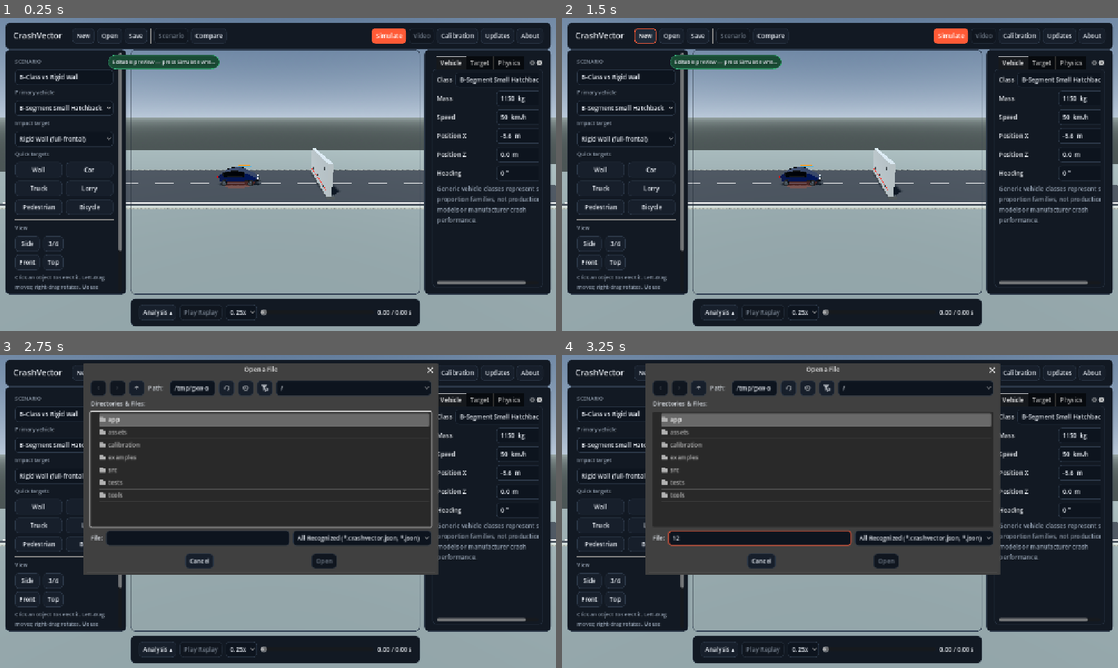
Above: before the commit, frames 1-4 (two rows, left to right).
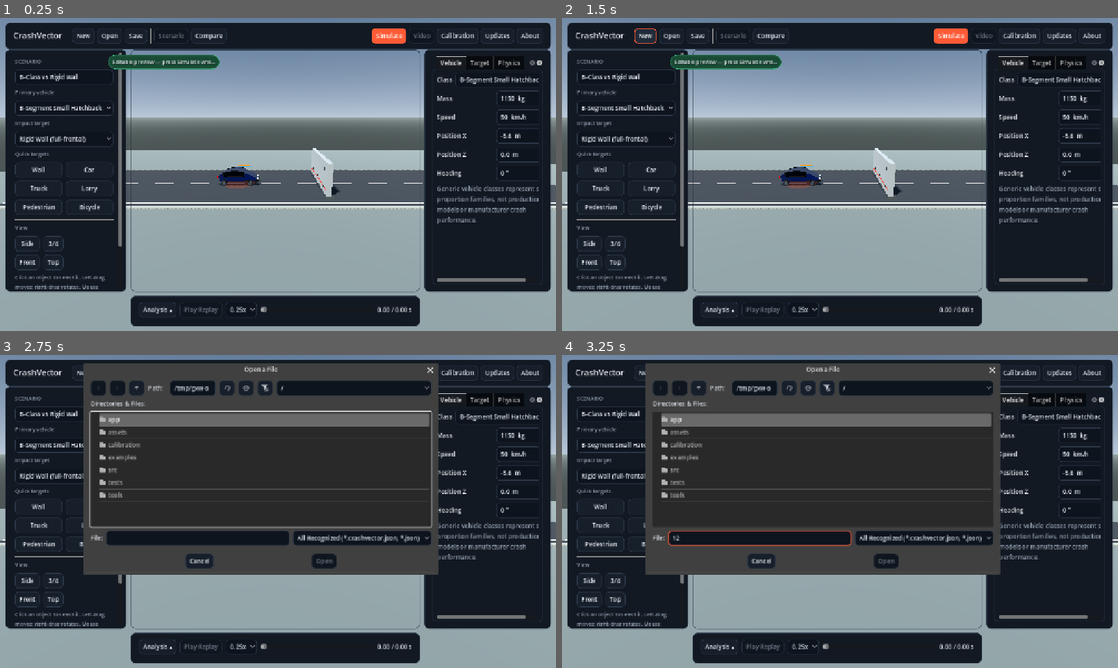
Above: after the commit, the same moments.

Repository: ArrowSK/crashvector
Game: Godot game, scene res://app/main.tscn
The game is run twice, just before and just after one commit, with the same random seed, the same clock (stepped at 60 frames per second) and the same inputs.
Inputs (mouse positions are in pixels of both pictures, inside the frame that each line leads up to):
- Up to frame 1 (0.25 s): no input
- Up to frame 2 (1.5 s): click "New" at 0.5 s; click "New" at 1.25 s
- Up to frame 3 (2.75 s): click "Open" at 2 s
- Up to frame 4 (3.25 s): click (762, 539) at 2.77 s; type "12" at 2.85 s

The runs differ from the first frame. In frame 1, 2.3% of the frame differs, in the area x 1-99%, y 72-97%; in frame 2, 2.3%; in frame 3, 2.3%, in the area x 1-99%, y 9-97%; in frame 4, 2.3%.

Commit message:
M10: bound expanded analysis drawer with scrolling

Diff:
--- a/src/demo/crash_demo_m10_release.gd
+++ b/src/demo/crash_demo_m10_release.gd
@@ -10,6 +10,7 @@
 func _ready() -> void:
 	super._ready()
 	_harden_m10_scenario_rail()
+	_harden_m10_replay_drawer()
 	_layout_m10()
 
 func _layout_m10() -> void:
@@ -79,6 +80,33 @@
 	(existing as Control).size_flags_horizontal = Control.SIZE_EXPAND_FILL
 	scroll.add_child(existing)
 
+func _harden_m10_replay_drawer() -> void:
+	# The M5 analysis labels and graphs can legitimately become much taller than
+	# the M10 drawer. Keep those proven controls and their signals unchanged, but
+	# contain the M10-owned analysis stack in a vertical scroll viewport so its
+	# intrinsic content height cannot force the whole desktop layout taller.
+	if m10_replay_content == null:
+		return
+	var parent := m10_replay_content.get_parent()
+	if parent == null or parent is ScrollContainer:
+		return
+	if not parent is Container:
+		return
+	var content_index := m10_replay_content.get_index()
+	parent.remove_child(m10_replay_content)
+	var scroll := ScrollContainer.new()
+	scroll.name = "M10ReplayAnalysisScroll"
+	scroll.horizontal_scroll_mode = ScrollContainer.SCROLL_MODE_DISABLED
+	scroll.vertical_scroll_mode = ScrollContainer.SCROLL_MODE_AUTO
+	scroll.size_flags_horizontal = Control.SIZE_EXPAND_FILL
+	scroll.size_flags_vertical = Control.SIZE_EXPAND_FILL
+	scroll.follow_focus = true
+	parent.add_child(scroll)
+	parent.move_child(scroll, content_index)
+	m10_replay_content.size_flags_horizontal = Control.SIZE_EXPAND_FILL
+	m10_replay_content.size_flags_vertical = Control.SIZE_EXPAND_FILL
+	scroll.add_child(m10_replay_content)
+
 func _adopt_legacy_panels() -> void:
 	# M10 must never move proven M0-M9 controls out of their existing ownership
 	# hierarchy. It only provides new launch surfaces for those services.
